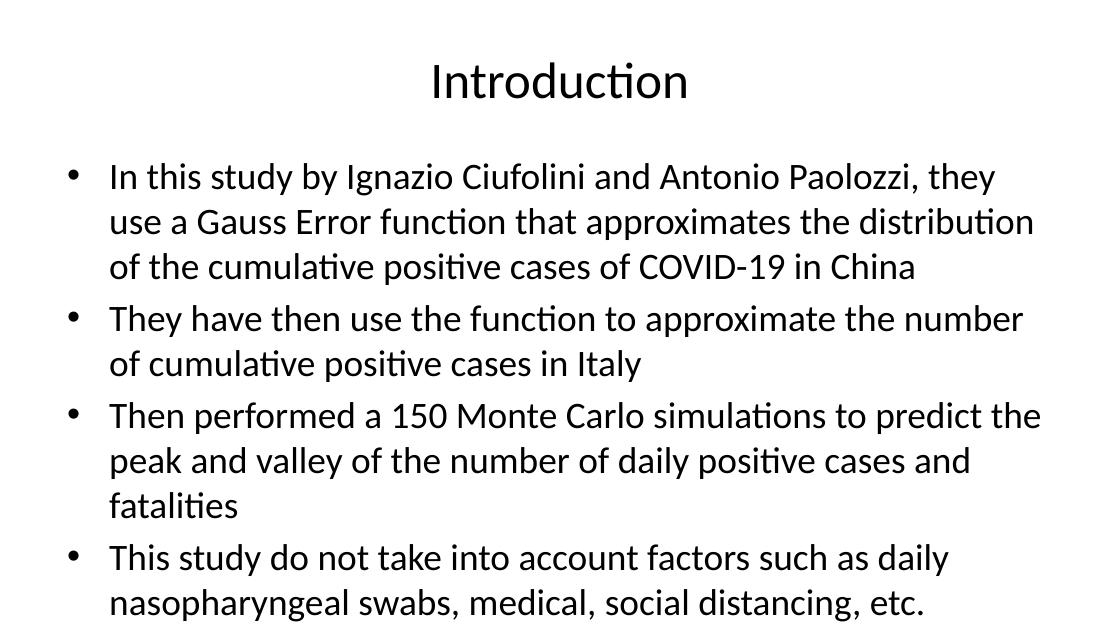
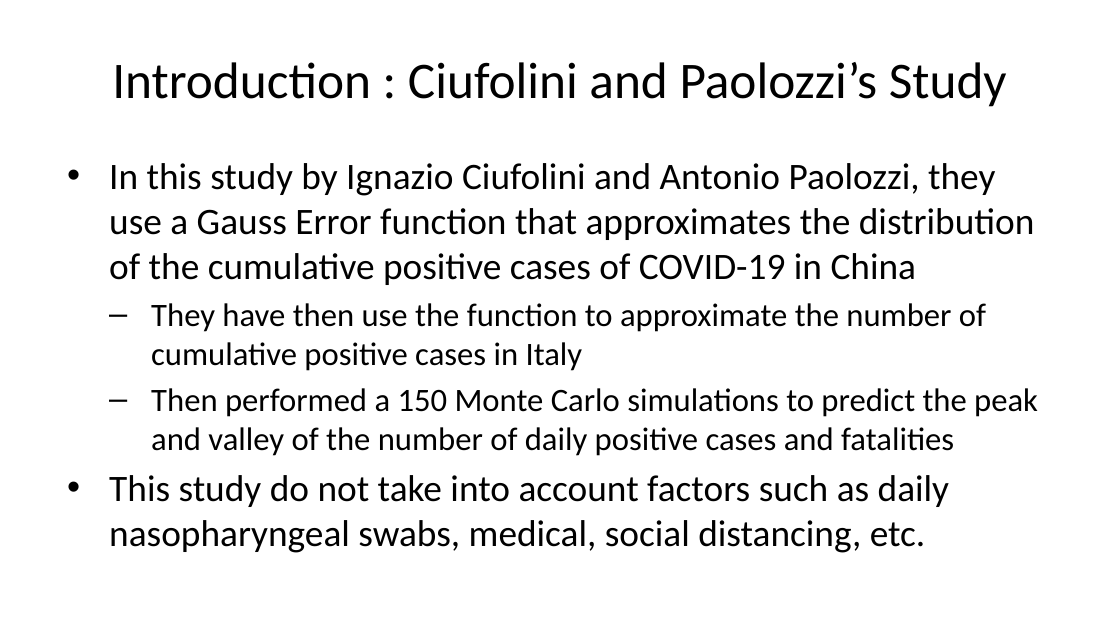
Before and after one commit to austinlackey/covid-simulations, a slide deck: slide 4 of main.pptx (slide 2 before the commit). Drawn at 1120x630 pixels with LibreOffice and Linux fonts; fonts in the diff are those of the drawing. Boxes give left, top, right and bottom in pixels: in the first picture for what was removed or moved away, otherwise in the second. Text is boxed around its words. In the diff, an @@ line names an element or a change of style, - is before the commit and + after.

```diff
--- a/main.pptx
+++ b/main.pptx
@@ title at bbox=[112, 62, 1007, 107]: text changed @@
-Introduction
+Introduction : Ciufolini and Paolozzi’s Study
@@ text at bbox=[151, 303, 1038, 456]: size 24 to 21 pt in "They have then use the function to ...", "Then performed a 150 Monte Carlo simulations ..."; bullet • to –; list level 1 to 2 in "They have then use the ..."; list level 1 to 2 in "Then performed a 150 Monte ..." @@
```
Also in this commit, not shown: 3 other slides changed, 2 slides added, 1 other file.
